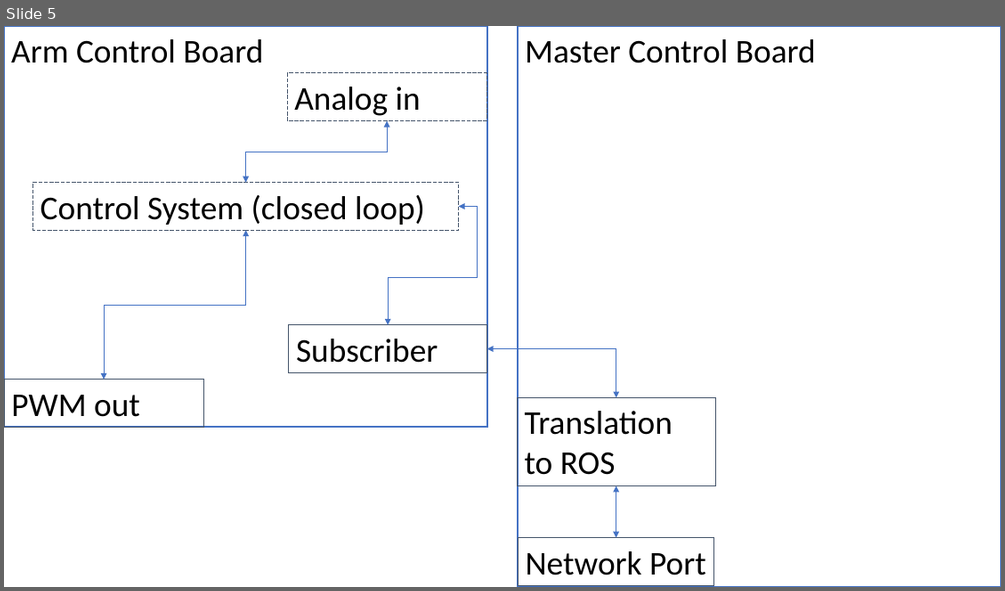
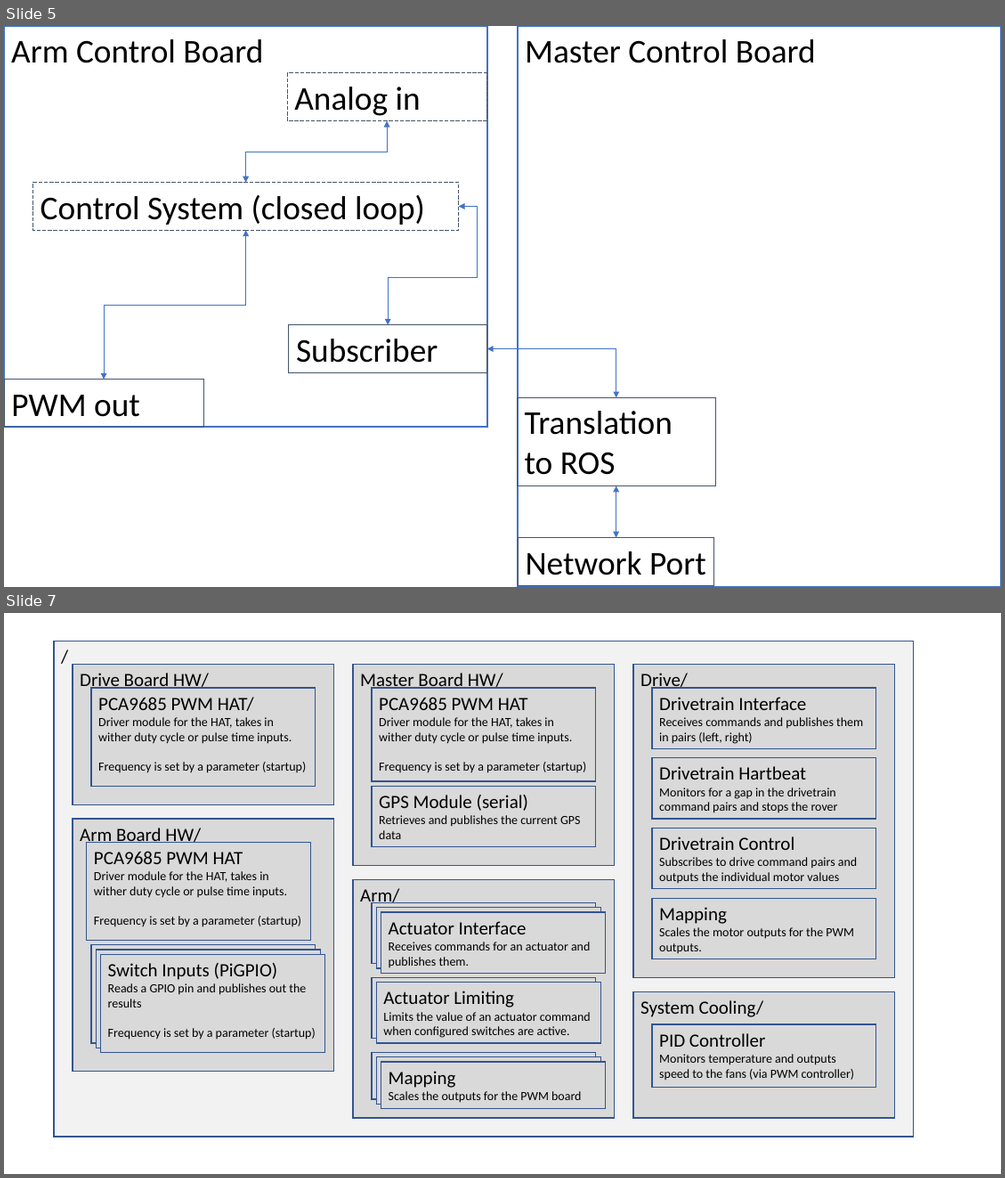
Before and after one commit to ISU-MAVRIC/MAVRIC-Systems, a slide deck: Architecture.pptx. Shown one above the other, each under a label of ours: slide 5 before the commit, slides 5 and 7 after it; the slides between them are not shown. The pictures are 1005x591 and 1005x1178 pixels, drawn with LibreOffice and Linux fonts; fonts in the diff are those of the drawing. Boxes give left, top, right and bottom in pixels: in the first picture for what was removed or moved away, otherwise in the second. Text is boxed around its words. In the diff, an @@ line names an element or a change of style, - is before the commit and + after.

```diff
--- a/Architecture.pptx
+++ b/Architecture.pptx
@@ slide 7 added at [4,613,1001,1174], background #FFFFFF @@
@@ rectangle added at [54,641,914,1136], fill #F2F2F2, outline #325491 1 pt, 18 pt, text #000000 @@
+/
@@ rectangle added at [73,665,334,805], fill #D9D9D9, outline #325491 1 pt, 18 pt, text #000000 @@
+Drive Board HW/
@@ rectangle added at [353,665,615,866], fill #D9D9D9, outline #325491 1 pt, 18 pt, text #000000 @@
+Master Board HW/
@@ rectangle added at [91,688,316,786], fill #D9D9D9, outline #325491 1 pt, 12 pt, text #000000 @@
+PCA9685 PWM HAT/
+Driver module for the HAT, takes in wither duty cycle or pulse time inputs.
+Frequency is set by a parameter (startup)
@@ rectangle added at [372,688,596,781], fill #D9D9D9, outline #325491 1 pt, 12 pt, text #000000 @@
+PCA9685 PWM HAT
+Driver module for the HAT, takes in wither duty cycle or pulse time inputs.
+Frequency is set by a parameter (startup)
@@ group added at [633,665,896,978]: 5 rectangles @@
+Drive/
+Drivetrain Interface
+Receives commands and publishes them in pairs (left, right)
+Drivetrain Control
+Subscribes to drive command pairs and outputs the individual motor values
+Mapping
+Scales the motor outputs for the PWM outputs.
+Drivetrain Hartbeat
+Monitors for a gap in the drivetrain command pairs and stops the rover
@@ rectangle added at [372,786,596,846], fill #D9D9D9, outline #325491 1 pt, 12 pt, text #000000 @@
+GPS Module (serial)
+Retrieves and publishes the current GPS data
@@ group added at [73,819,334,1071]: 5 rectangles @@
+Arm Board HW/
+PCA9685 PWM HAT
+Driver module for the HAT, takes in wither duty cycle or pulse time inputs.
+Frequency is set by a parameter (startup)
+Switch Inputs (PiGPIO)
+Reads a GPIO pin and publishes out the results
+Frequency is set by a parameter (startup)
@@ rectangle added at [633,991,896,1118], fill #D9D9D9, outline #325491 1 pt, 18 pt, text #000000 @@
+System Cooling/
@@ rectangle added at [652,1024,877,1087], fill #D9D9D9, outline #325491 1 pt, 12 pt, text #000000 @@
+PID Controller
+Monitors temperature and outputs speed to the fans (via PWM controller)
@@ group added at [353,879,615,1118]: 9 rectangles @@
+Arm/
+Actuator Interface
+Receives commands for an actuator and publishes them.
+Actuator Limiting
+Limits the value of an actuator command when configured switches are active.
+Mapping
+Scales the outputs for the PWM board
```
Also in this commit, not shown: 1 other slide added, 1 other file.
